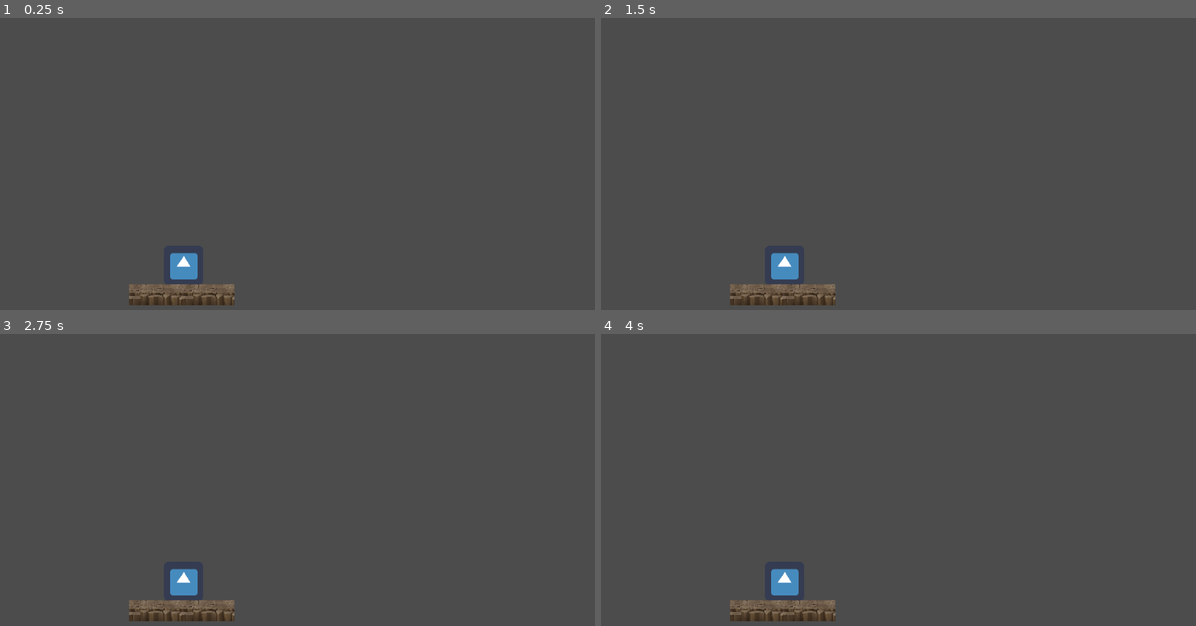
Above: before the commit, frames 1-4 (two rows, left to right).
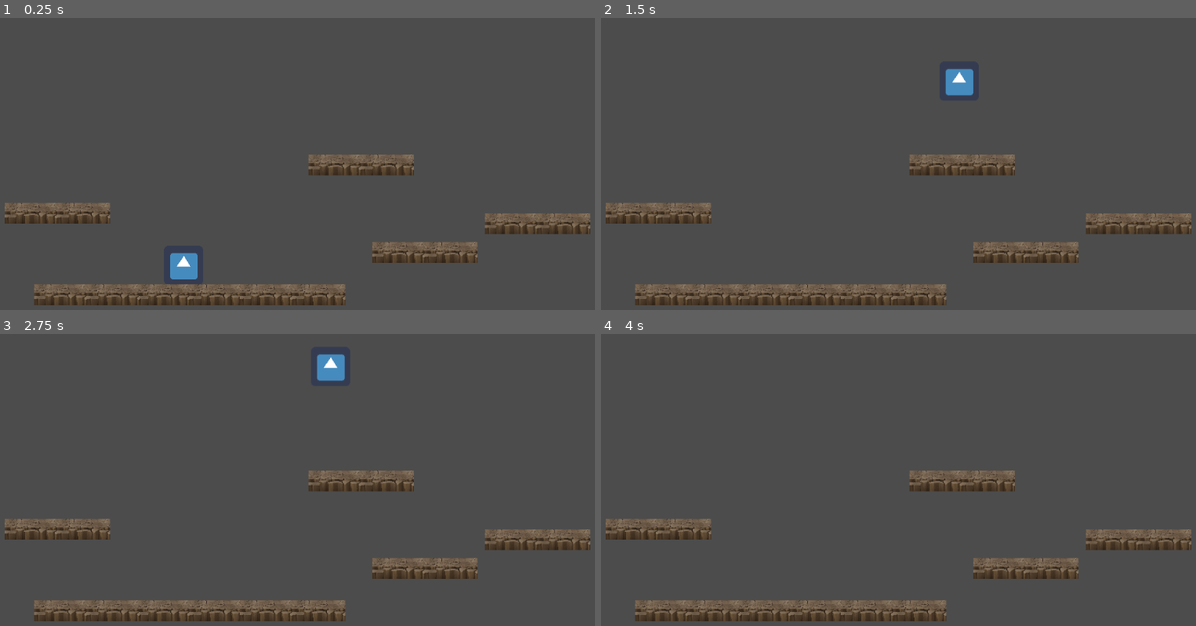
Above: after the commit, the same moments.

Repository: aprancl/HookedGame
Game: Godot game, scene res://Main.tscn
Same seed, same stepped clock (60 frames per second), same inputs: the game is played once before the commit and once after it. The engine's default icon, where the game draws it, is replaced by a stand-in: a white triangle on a blue panel in a dark square.
Inputs:
- Up to frame 1 (0.25 s): no input
- Up to frame 2 (1.5 s): tap Enter at 0.5 s; hold D (right) from 0.53 s (still down); tap Space (jump) at 0.6, 0.77, 1.07, 1.35 s
- Up to frame 3 (2.75 s): tap Space (jump) at 1.52, 1.82, 2.1 s; release D (right) at 2.03 s; hold A (left) from 2.03 s (still down)
- Up to frame 4 (4 s): release A (left) at 2.78 s; hold D (right) from 2.78 s (still down); tap Space (jump) at 2.85, 3.02, 3.32, 3.5, 3.6, 3.77 s

The runs differ from the first frame. In frame 1, 7.0% of the frame differs, in the area x 0-100%, y 46-99%; in frame 2, 7.8%, in the area x 0-100%, y 17-99%; in frame 3, 7.8%; in frame 4, 7.4%.

Commit message:
very rudimentary platformer going

Diff:
--- a/Versions/Prototyping/Ground.tscn
+++ b/Versions/Prototyping/Ground.tscn
@@ -19,5 +19,4 @@
 collision_mask = 2
 
 [node name="CollisionShape2D" type="CollisionShape2D" parent="StaticBody2D"]
-scale = Vector2( 1, 1 )
 shape = SubResource( 1 )
--- a/Versions/Prototyping/Main.tscn
+++ b/Versions/Prototyping/Main.tscn
@@ -56,4 +56,22 @@
 }
 
 [node name="Ground" parent="." instance=ExtResource( 1 )]
-position = Vector2( 339, 452 )
+position = Vector2( 352, 452 )
+
+[node name="Ground2" parent="." instance=ExtResource( 1 )]
+position = Vector2( 520, 452 )
+
+[node name="Ground3" parent="." instance=ExtResource( 1 )]
+position = Vector2( 184, 452 )
+
+[node name="Ground4" parent="." instance=ExtResource( 1 )]
+position = Vector2( 736, 383 )
+
+[node name="Ground5" parent="." instance=ExtResource( 1 )]
+position = Vector2( 920, 336 )
+
+[node name="Ground6" parent="." instance=ExtResource( 1 )]
+position = Vector2( 632, 240 )
+
+[node name="Ground7" parent="." instance=ExtResource( 1 )]
+position = Vector2( 136, 319 )
--- a/Versions/Prototyping/Player.gd
+++ b/Versions/Prototyping/Player.gd
@@ -2,9 +2,10 @@
 
 
 #const UP = Vector2(0, -1)
-const GRAVITY = 10
-const MAXFALLSPEED = 20
-const SPEED = 8
+export var gravity := 4
+export var max_fall_speed := 40
+export var speed := 300
+export var jump_distance := 7000
 var screen_size # game window size
 
 # Called when the node enters the scene tree for the first time.
@@ -14,15 +15,25 @@
 
 func _physics_process(delta):
 
-	position += Vector2(0,GRAVITY)
+	# apply gravity
+	position += Vector2(0,gravity)
+
+	# the different in posiiton it set to nothing at first
 	var velocity = Vector2.ZERO # the player's movement vector
 
 	# adjusting the player's movement based on user input
+	#print(is_on_floor())
+	if Input.is_action_just_pressed("jump"):
+		velocity.y -= jump_distance
 	if Input.is_action_pressed("right"):
-		velocity.x += SPEED
+		velocity.x += speed
 	elif Input.is_action_pressed("left"):
-		velocity.x -= SPEED
+		velocity.x -= speed
+
+	# Actually move the character
+	move_and_slide(velocity)
 
 
-	move_and_collide(velocity * delta) # collides but doesnt move
+	# OLD CODE FRAGMENTS - maybe useful
+	#move_and_collide(velocity * delta) # collides but doesnt move
 	#position += velocity # moves but doesnt colides
--- a/Versions/Prototyping/project.godot
+++ b/Versions/Prototyping/project.godot
@@ -36,6 +36,11 @@
  ]
 }
 
+[layer_names]
+
+2d_render/layer_1="environment"
+2d_render/layer_2="player"
+
 [mono]
 
 project/assembly_name="HookedPreAlpha"
Not shown, added: Versions/Prototyping/.mono/metadata/ide_messaging_meta.txt
Not shown, changed: Versions/.DS_Store
